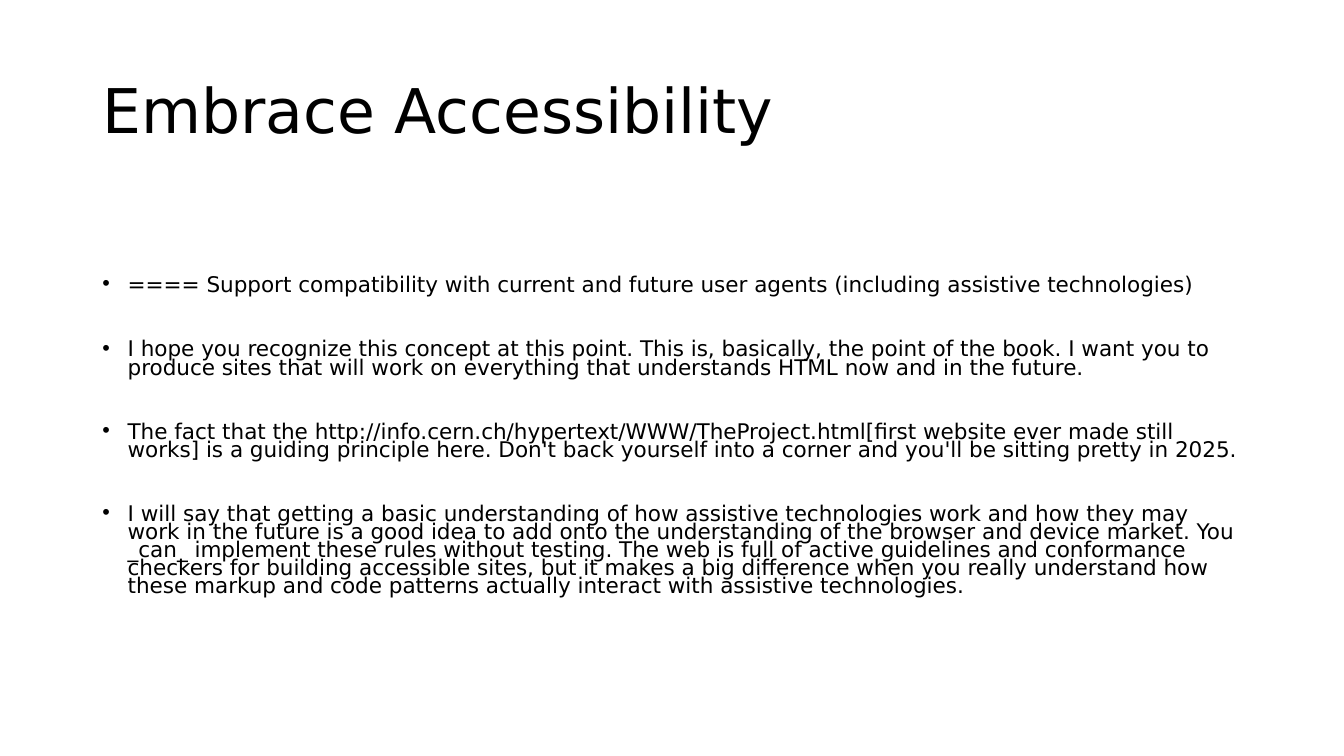
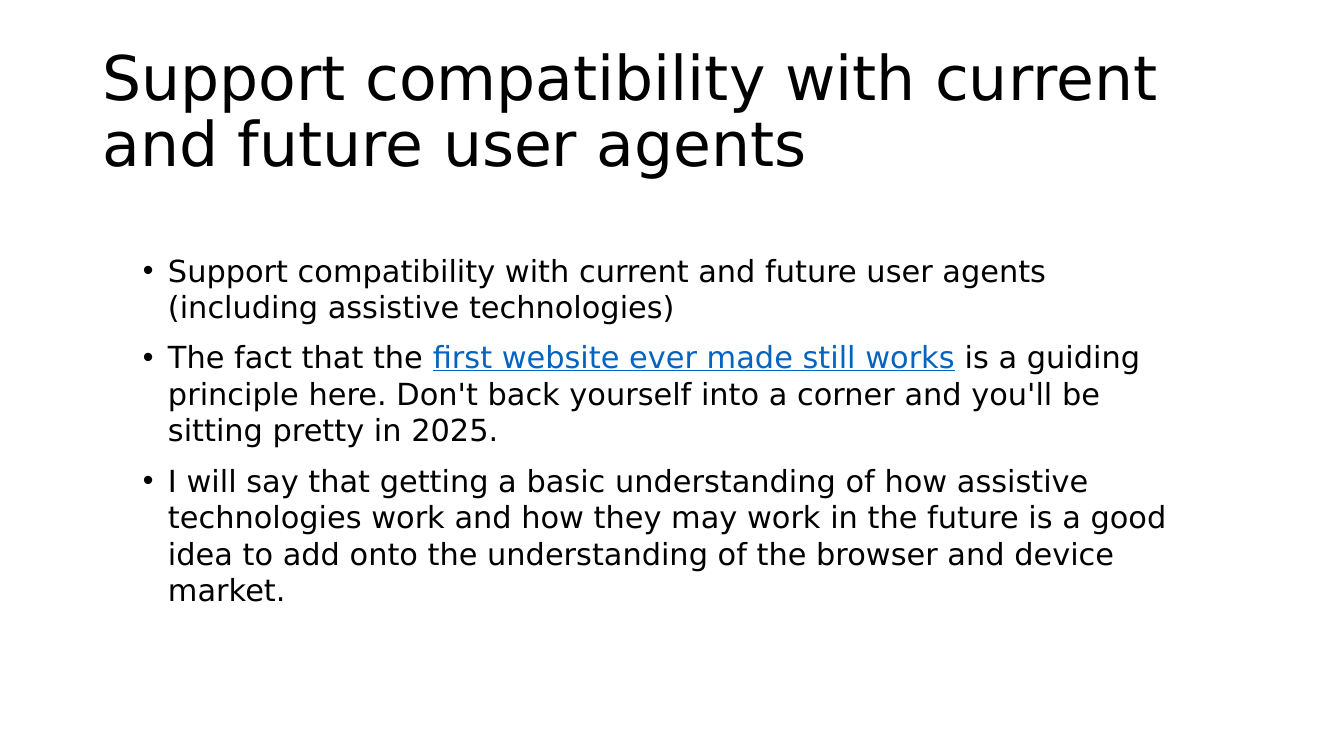
Before and after one commit to roblarsen/rob-larsen-presentations, a slide deck: slide 39 of wild-world-web.pptx (slide 32 before the commit). Drawn at 1344x756 pixels with LibreOffice and Linux fonts; fonts in the diff are those of the drawing; background and template pictures are left out. Boxes give left, top, right and bottom in pixels: in the first picture for what was removed or moved away, otherwise in the second. Text is boxed around its words. In the diff, an @@ line names an element or a change of style, - is before the commit and + after.

```diff
--- a/wild-world-web.pptx
+++ b/wild-world-web.pptx
@@ title at box(102, 53, 1157, 179): text changed @@
-Embrace Accessibility
+Support compatibility with current and future user agents
@@ text at box(168, 259, 1167, 602): text changed; size 15.4 to 21.7 pt @@
-• ==== Support compatibility with current and future user agents (including assistive technologies)
-• I hope you recognize this concept at this point. This is, basically, the point of the book. I want you to produce sites that will work on everything that understands HTML now and in the future.
-• The fact that the http://info.cern.ch/hypertext/WWW/TheProject.html[first website ever made still works] is a guiding principle here. Don't back yourself into a corner and you'll be sitting pretty in 2025.
-• I will say that getting a basic understanding of how assistive technologies work and how they may work in the future is a good idea to add onto the understanding of the browser and device market. You _can_ implement these rules without testing. The web is full of active guidelines and conformance checkers for building accessible sites, but it makes a big difference when you really understand how these markup and code patterns actually interact with assistive technologies.
+• Support compatibility with current and future user agents (including assistive technologies)
+• The fact that the first website ever made still works is a guiding principle here. Don't back yourself into a corner and you'll be sitting pretty in 2025.
+• I will say that getting a basic understanding of how assistive technologies work and how they may work in the future is a good idea to add onto the understanding of the browser and device market.
```
Also in this commit, not shown: 16 other slides changed, 8 slides added.
